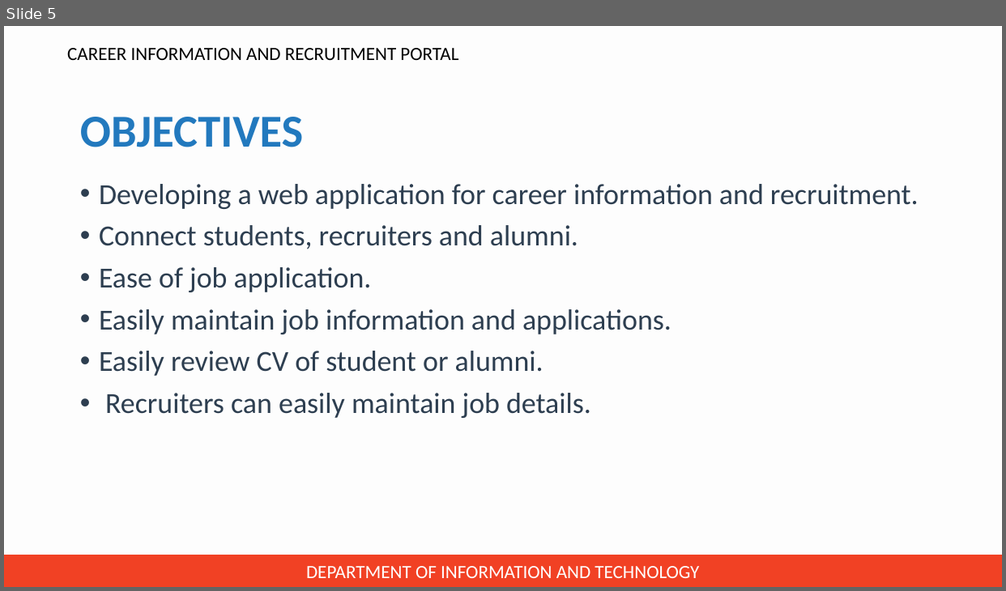
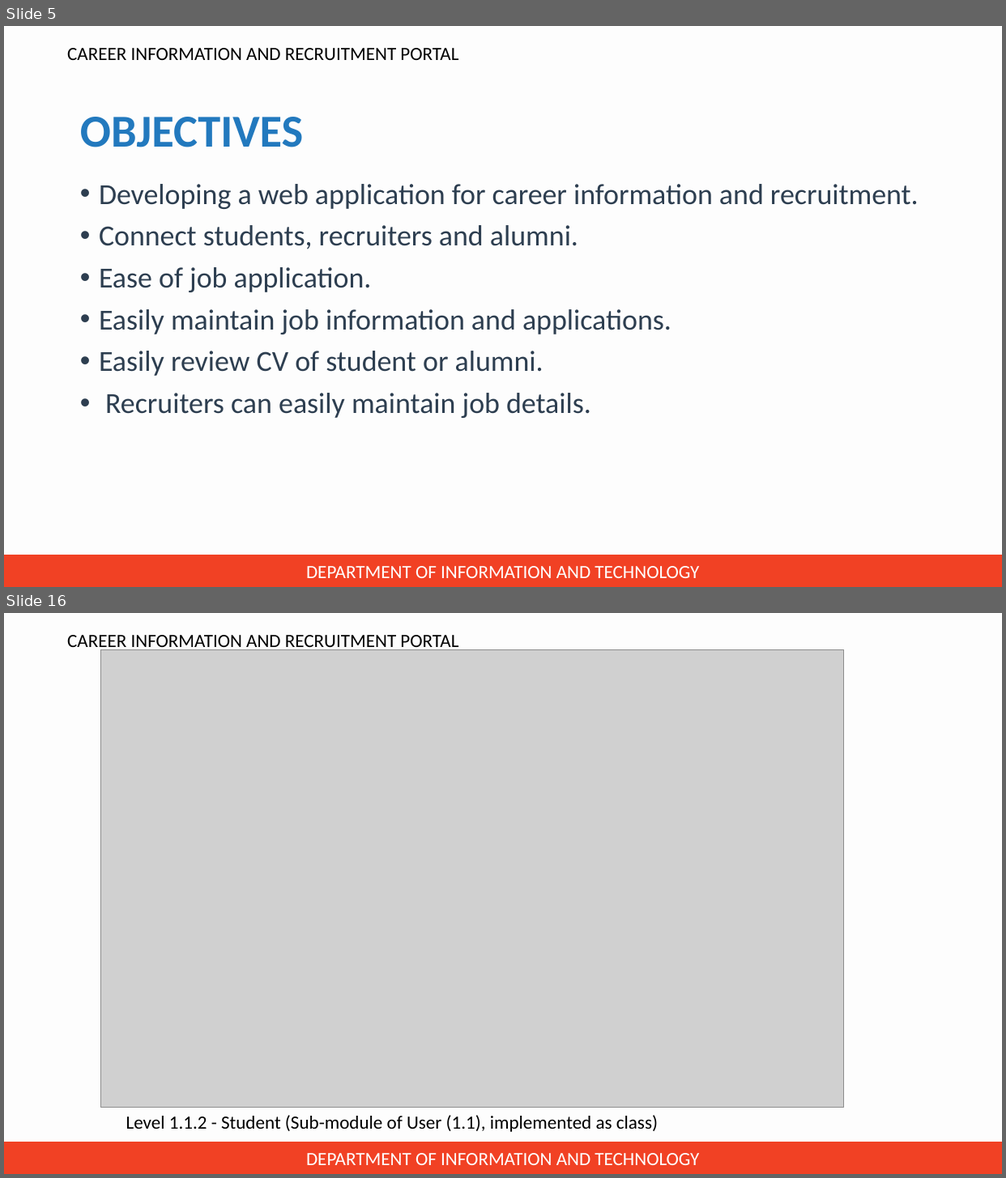
Before and after one commit to jincy-p-janardhanan/Career-Information-and-Recruitment-Portal, a slide deck: Presentation for zeroth review/PPT for zeroth review.pptx. Shown one above the other, each under a label of ours: slide 5 before the commit, slides 5 and 16 after it; the slides between them are not shown. The pictures are 1006x591 and 1006x1178 pixels, drawn with LibreOffice and Linux fonts; fonts in the diff are those of the drawing; grey boxes stand for pictures; background and template pictures are left out. Boxes give left, top, right and bottom in pixels: in the first picture for what was removed or moved away, otherwise in the second. Text is boxed around its words. In the diff, an @@ line names an element or a change of style, - is before the commit and + after.

```diff
--- a/Presentation for zeroth review/PPT for zeroth review.pptx
+++ b/Presentation for zeroth review/PPT for zeroth review.pptx
@@ slide 16 added at bbox=[4, 613, 1002, 1174], background #F2F2F2 at 9% opacity; not listed: 2 template elements that a slide beside it also shows @@
@@ picture added at bbox=[101, 649, 844, 1107] @@
@@ text added at bbox=[126, 1115, 658, 1132], 18 pt, text #000000 @@
+Level 1.1.2 - Student (Sub-module of User (1.1), implemented as class)
```
Also in this commit, not shown: 5 slides changed, 28 other slides added, 2 slides removed.
